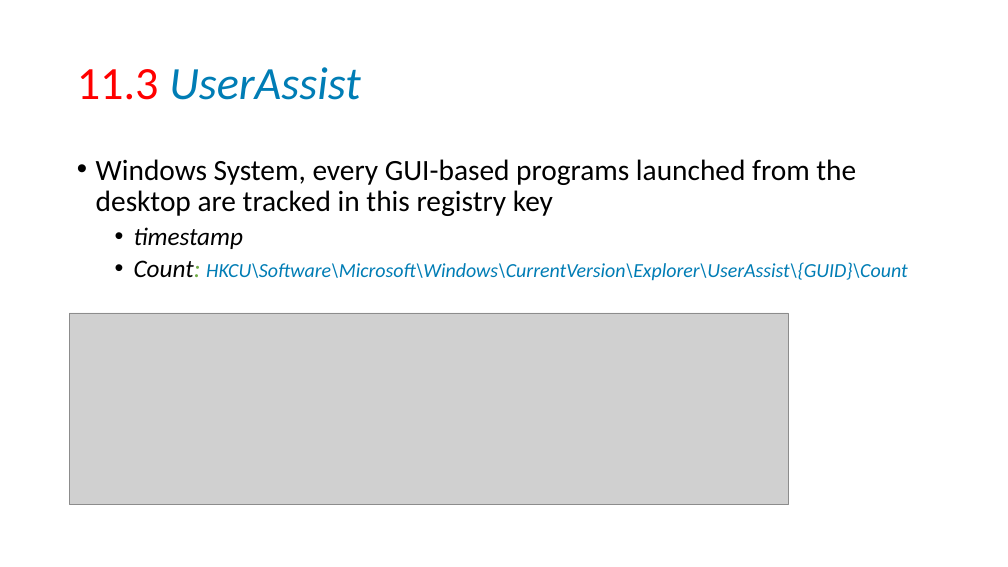
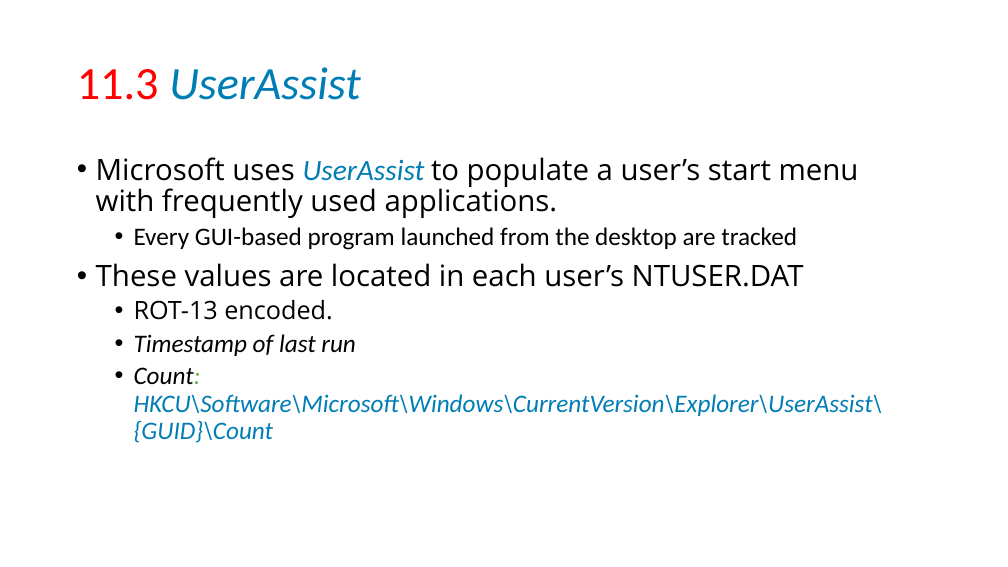
Before and after one commit to frankwxu/digital-forensics-lab, a slide deck: slide 37 of NIST_Data_Leakage_Case/NIST_Data_Leakage_01_Registry.pptx. Drawn at 1008x567 pixels with LibreOffice and Linux fonts; fonts in the diff are those of the drawing; grey boxes stand for pictures; background and template pictures are left out. Boxes give left, top, right and bottom in pixels: in the first picture for what was removed or moved away, otherwise in the second. Text is boxed around its words. In the diff, an @@ line names an element or a change of style, - is before the commit and + after.

Commit message:
add number systems

```diff
--- a/NIST_Data_Leakage_Case/NIST_Data_Leakage_01_Registry.pptx
+++ b/NIST_Data_Leakage_Case/NIST_Data_Leakage_01_Registry.pptx
@@ text at bbox=[96, 157, 859, 356]: text changed; font Calibri to Open Sans @@
-• Windows System, every GUI-based programs launched from the desktop are tracked in this registry key
-  • timestamp
+• Microsoft uses UserAssist to populate a user’s start menu with frequently used applications.
+  • Every GUI-based program launched from the desktop are tracked
+• These values are located in each user’s NTUSER.DAT
+  • ROT-13 encoded.
+  • Timestamp of last run
@@ picture removed at bbox=[70, 313, 789, 505] @@
@@ text at bbox=[134, 367, 883, 443]: size 19 to 24 pt in "HKCU\Software\Microsoft\Windows\CurrentVersion\Explorer\User ..." @@
```
Also in this commit, not shown: 6 other slides changed, 3 slides added, 10 other files.
